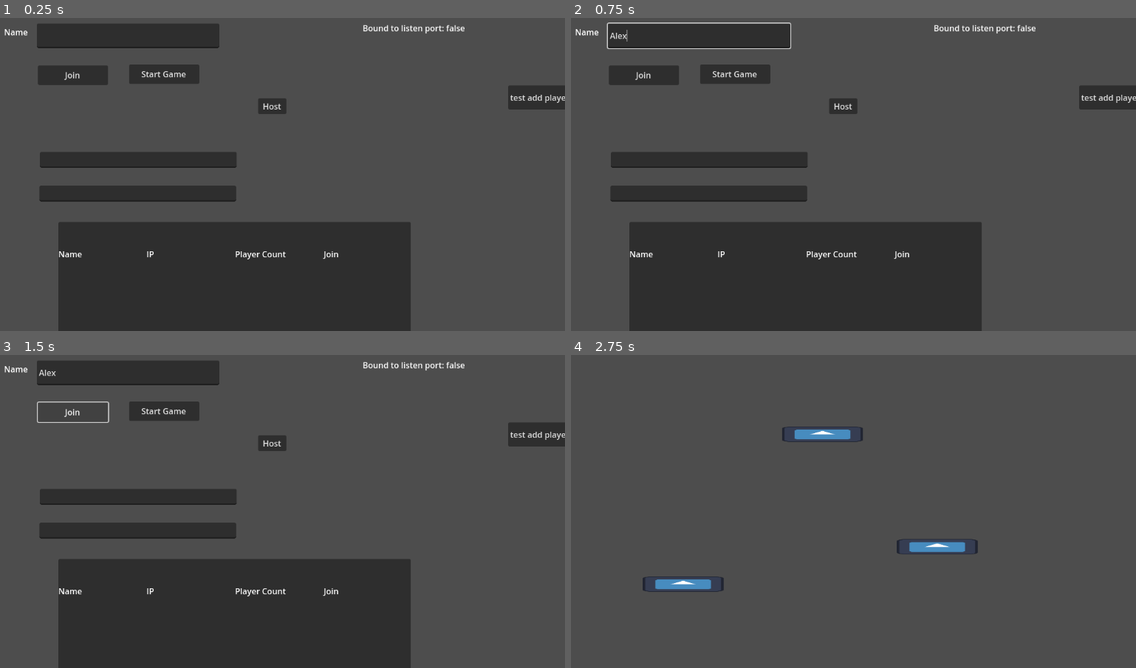
Above: before the commit, frames 1-4 (two rows, left to right).
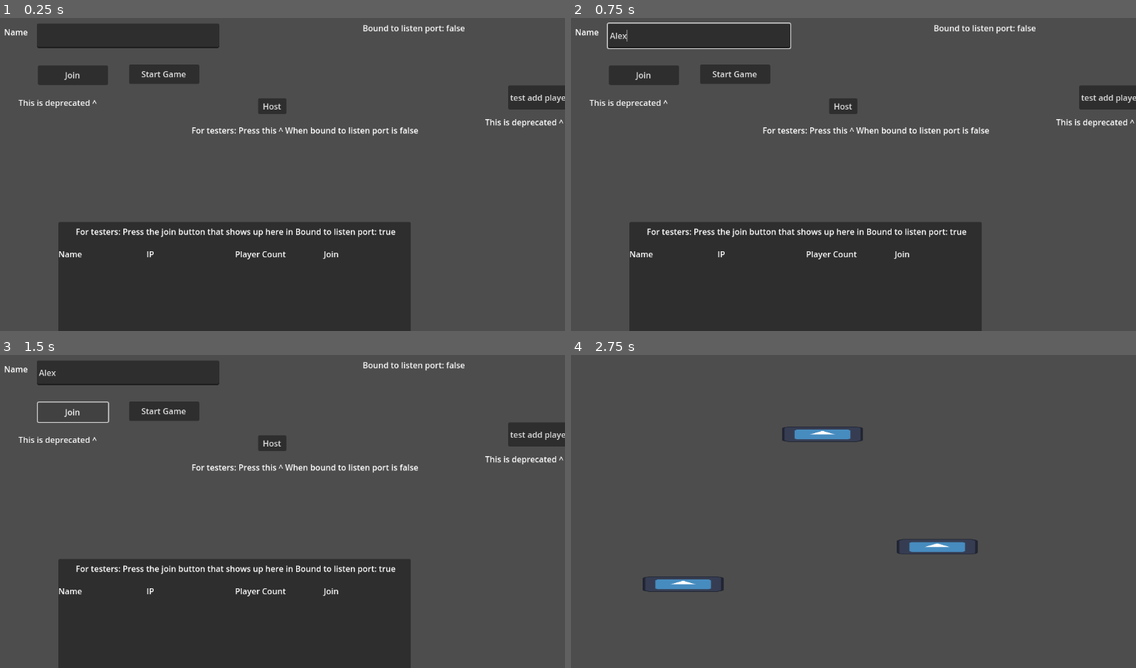
Above: after the commit, the same moments.

Repository: naixsu/CROCPNG
Game: Godot game, scene res://Scenes/Testing/NaixTestScenes/Multiplayer.tscn
Same seed, same stepped clock (60 frames per second), same inputs: the game is played once before the commit and once after it. The engine's default icon, where the game draws it, is replaced by a stand-in: a white triangle on a blue panel in a dark square.
Inputs (mouse positions are in pixels of both pictures, inside the frame that each line leads up to):
- Up to frame 1 (0.25 s): no input
- Up to frame 2 (0.75 s): click (700, 36) at 0.52 s; type "Alex" at 0.6 s
- Up to frame 3 (1.5 s): click "Join" at 1.25 s
- Up to frame 4 (2.75 s): click "Start Game" at 2 s

The runs differ from the first frame. In frame 1, 4.8% of the frame differs, in the area x 3-100%, y 26-71%; in frame 2, 4.8%; in frame 3, 4.8%; in frame 4, nothing differs.
Error before the commit: Attempt to call function 'compress' in base 'null instance' on a null instance. (res://Scripts/Testing/NaixTestScripts/MultiplayerController.gd:95)
Error after the commit: Attempt to call function 'compress' in base 'null instance' on a null instance. (res://Scripts/Testing/NaixTestScripts/MultiplayerController.gd:101)

Commit message:
Deprecate buttons and functions and add instructions for testing

Diff:
--- a/Scenes/Testing/NaixTestScenes/Multiplayer.tscn
+++ b/Scenes/Testing/NaixTestScenes/Multiplayer.tscn
@@ -51,20 +51,6 @@
 offset_top = 5.0
 offset_bottom = 42.0
 text = "Name"
-
-[node name="LineEdit" type="LineEdit" parent="."]
-layout_mode = 0
-offset_left = 126.0
-offset_top = 364.0
-offset_right = 510.0
-offset_bottom = 395.0
-
-[node name="Address" type="LineEdit" parent="."]
-layout_mode = 0
-offset_left = 127.0
-offset_top = 298.0
-offset_right = 511.0
-offset_bottom = 329.0
 
 [node name="ServerBrowser" type="Control" parent="."]
 anchors_preset = 0
@@ -132,6 +118,38 @@
 offset_bottom = 215.0
 text = "test add player (host)"
 
+[node name="DeprecationLabel" type="Label" parent="."]
+layout_mode = 0
+offset_left = 85.0
+offset_top = 190.0
+offset_right = 238.0
+offset_bottom = 216.0
+text = "This is deprecated ^"
+
+[node name="DeprecationLabel2" type="Label" parent="."]
+layout_mode = 0
+offset_left = 996.0
+offset_top = 228.0
+offset_right = 1149.0
+offset_bottom = 254.0
+text = "This is deprecated ^"
+
+[node name="InstructionLabel" type="Label" parent="."]
+layout_mode = 0
+offset_left = 423.0
+offset_top = 244.0
+offset_right = 576.0
+offset_bottom = 270.0
+text = "For testers: Press this ^ When bound to listen port is false"
+
+[node name="InstructionLabel2" type="Label" parent="."]
+layout_mode = 0
+offset_left = 197.0
+offset_top = 442.0
+offset_right = 822.0
+offset_bottom = 468.0
+text = "For testers: Press the join button that shows up here in Bound to listen port: true"
+
 [connection signal="button_down" from="Host" to="." method="_on_host_button_down"]
 [connection signal="button_down" from="Join" to="." method="_on_join_button_down"]
 [connection signal="button_down" from="StartGame" to="." method="_on_start_game_button_down"]
--- a/Scripts/Testing/NaixTestScripts/MultiplayerController.gd
+++ b/Scripts/Testing/NaixTestScripts/MultiplayerController.gd
@@ -4,8 +4,10 @@
 @export var port = 8910
 
 @onready var nameEdit = $NameEdit
-@onready var line_edit = $LineEdit
-@onready var addressEdit = $Address
+
+# Deprecated
+#@onready var line_edit = $LineEdit
+#@onready var addressEdit = $Address
 
 var peer
 var ipAddress = ""
@@ -17,11 +19,14 @@
 	multiplayer.connected_to_server.connect(connected_to_server)
 	multiplayer.connection_failed.connect(connection_failed)
 
-	if OS.has_feature("windows"):
-		if OS.has_environment("COMPUTERNAME"):
-			ipAddress =  IP.resolve_hostname(str(OS.get_environment("COMPUTERNAME")),1)
-
-	line_edit.text = ipAddress
+	# TODO:
+	# work on this so that it only works for server
+	# or deprecate
+#	if OS.has_feature("windows"):
+#		if OS.has_environment("COMPUTERNAME"):
+#			ipAddress =  IP.resolve_hostname(str(OS.get_environment("COMPUTERNAME")),1)
+#
+#	line_edit.text = ipAddress
 
 	if "--server" in OS.get_cmdline_args():
 		host_game()
@@ -88,10 +93,11 @@
 
 func _on_join_button_down():
 	peer = ENetMultiplayerPeer.new()
-#	peer.create_client(address, port)
-	var ip = addressEdit.text
-	print("IP: " + ip)
-	peer.create_client(ip, port)
+	peer.create_client(address, port)
+	# Deprecated
+#	var ip = addressEdit.text
+#	print("IP: " + ip)
+#	peer.create_client(ip, port)
 	peer.get_host().compress(ENetConnection.COMPRESS_RANGE_CODER)
 	multiplayer.set_multiplayer_peer(peer)
 
--- a/Scripts/Testing/NaixTestScripts/ServerBrowser.gd
+++ b/Scripts/Testing/NaixTestScripts/ServerBrowser.gd
@@ -61,26 +61,15 @@
 		var data = bytes.get_string_from_ascii()
 		var roomInfo = JSON.parse_string(data)
 
-		print(
-			"Server IP: {0} Server Port: {1} Room Info: {2}"
-			.format({
-				"0": serverip,
-				"1": str(serverport),
-				"2": str(roomInfo)
-			})
-		)
+#		print(
+#			"Server IP: {0} Server Port: {1} Room Info: {2}"
+#			.format({
+#				"0": serverip,
+#				"1": str(serverport),
+#				"2": str(roomInfo)
+#			})
+#		)
 
-#		var child = $Panel/VBoxContainer.find_child(roomInfo.name)
-#		if child != null:
-#			child.get_node("IP").text = serverip
-#			child.get_node("PlayerCount").text = str(roomInfo.playerCount)
-#		else:
-#			var currentInfo = ServerInfo.instantiate()
-#			currentInfo.name = roomInfo.name
-#			currentInfo.get_node("Name").text = roomInfo.name
-#			currentInfo.get_node("IP").text = serverip
-#			currentInfo.get_node("PlayerCount").text = str(roomInfo.playerCount)
-#			$Panel/VBoxContainer.add_child(currentInfo)
 
 		for i in $Panel/VBoxContainer.get_children():
 			if i.name == roomInfo.name:
@@ -89,11 +78,6 @@
 				i.get_node("PlayerCount").text = str(roomInfo.playerCount)
 				return
 
-		# var child = $Panel/VBoxContainer.find_child(roomInfo.name)
-		# if child != null:
-		#	child.get_node("IP").text = str(serverip)
-		#	child.get_node("PlayerCount").text = str(roomInfo.playerCount)
-			#else:
 		var currentInfo = ServerInfo.instantiate()
 		currentInfo.name = roomInfo.name
 		currentInfo.get_node("Name").text = roomInfo.name
@@ -107,11 +91,11 @@
 
 
 func _on_broadcast_timer_timeout():
-	print("Broadcasting Game")
+#	print("Broadcasting Game")
 	roomInfo.playerCount = GameManager.players.size()
 	var data = JSON.stringify(roomInfo)
 	var packet = data.to_ascii_buffer()
-	print(roomInfo.playerCount)
+#	print(roomInfo.playerCount)
 	broadcaster.put_packet(packet)
 	pass # Replace with function body.
 #
Not shown: 1 places in Scenes/Testing/NaixTestScenes/Multiplayer.tscn that only renumber resources
Not shown: 1 places in Scenes/Testing/NaixTestScenes/ServerInfo.tscn that only renumber resources
